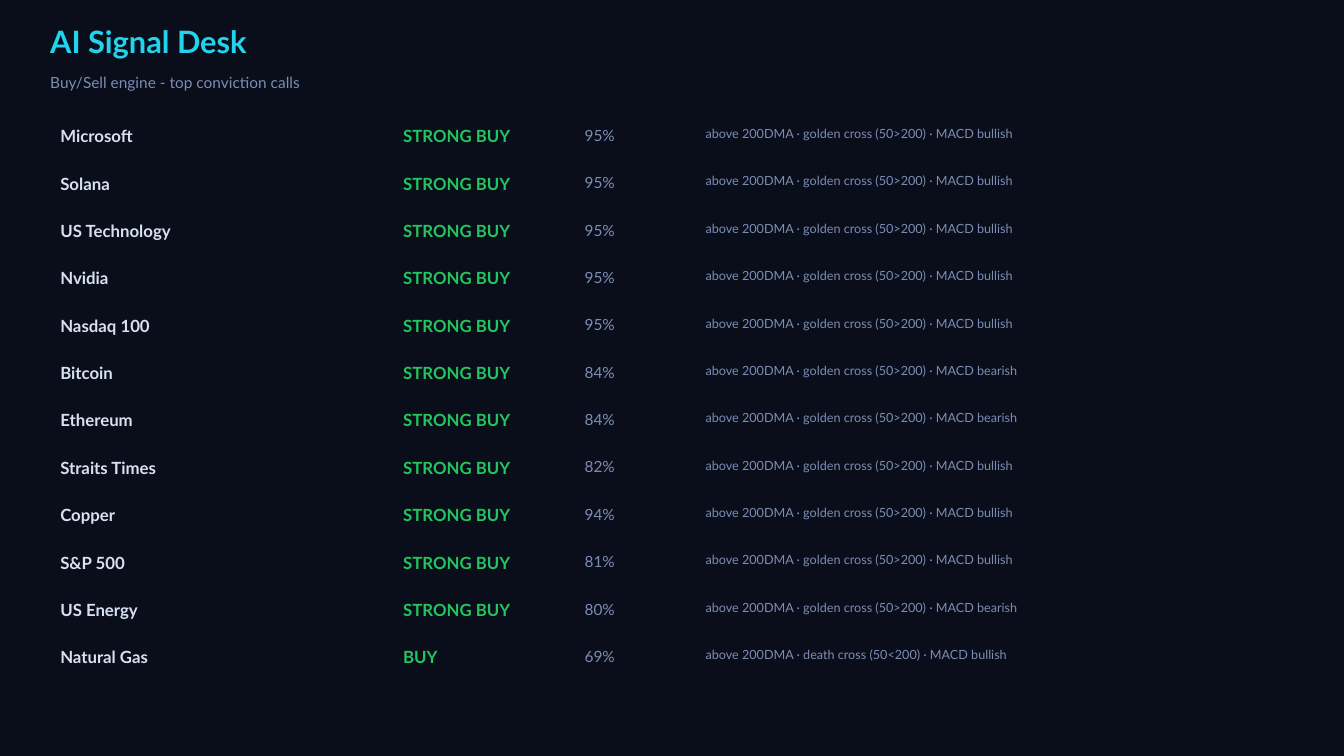
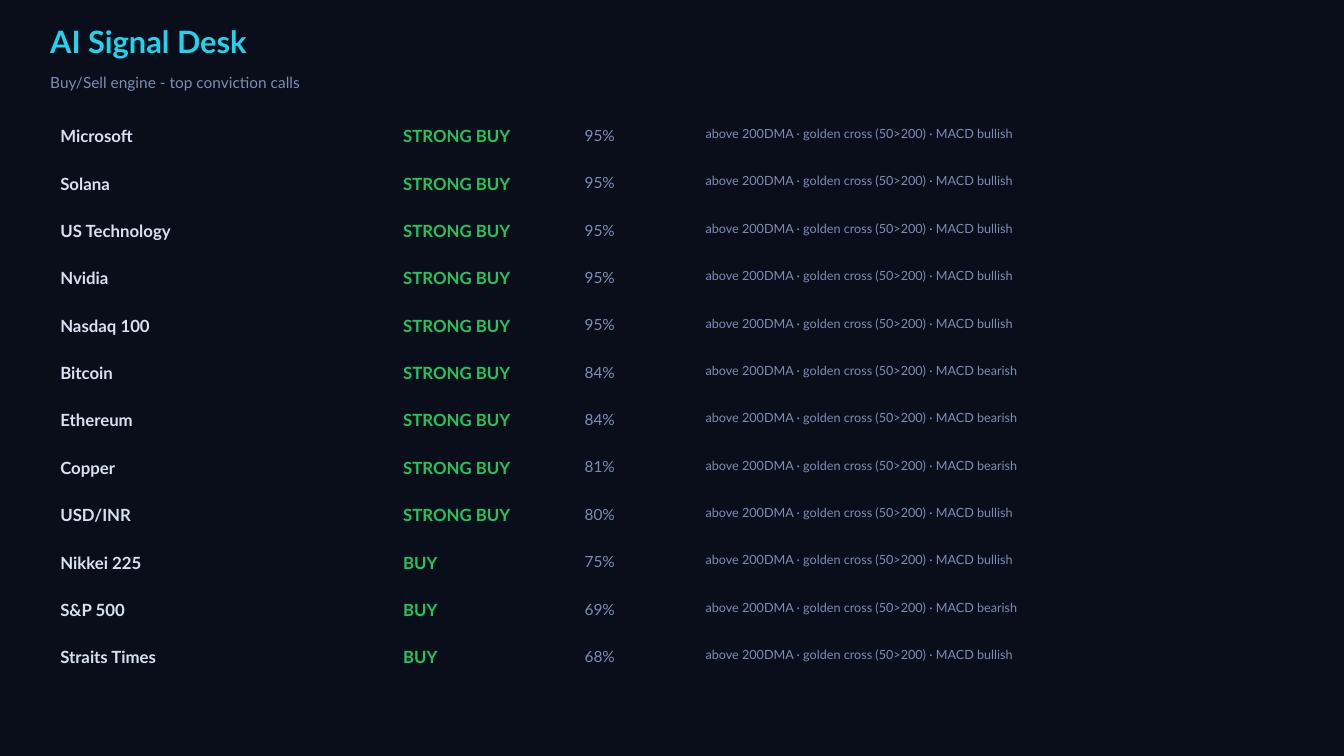
Before and after one commit to Pravkum23/pmr-terminal, a slide deck: slide 4 of docs/pmr_daily.pptx. Drawn at 1344x756 pixels with LibreOffice and Linux fonts; fonts in the diff are those of the drawing. Boxes give left, top, right and bottom in pixels: in the first picture for what was removed or moved away, otherwise in the second. Text is boxed around its words. In the diff, an @@ line names an element or a change of style, - is before the commit and + after.

```diff
--- a/docs/pmr_daily.pptx
+++ b/docs/pmr_daily.pptx
@@ text "Copper": place and size @@
-text "Copper" at bbox=[60, 508, 115, 524]
+text "Copper" at bbox=[60, 461, 115, 477]
@@ text removed at bbox=[60, 461, 156, 474] @@
-Straits Times
@@ text "81%": place and size @@
-text "81%" at bbox=[585, 556, 615, 567]
+text "81%" at bbox=[585, 461, 615, 472]
@@ text removed at bbox=[585, 461, 615, 472] @@
-82%
@@ text at bbox=[706, 460, 1017, 472]: text changed @@
-above 200DMA · golden cross (50>200) · MACD bullish
+above 200DMA · golden cross (50>200) · MACD bearish
@@ text added at bbox=[60, 508, 131, 522], 12 pt, text #D7E1F3, bold @@
+USD/INR
@@ text "80%": place and size @@
-text "80%" at bbox=[585, 604, 615, 615]
+text "80%" at bbox=[585, 509, 615, 520]
@@ text removed at bbox=[585, 509, 615, 520] @@
-94%
@@ text added at bbox=[60, 556, 141, 569], 12 pt, text #D7E1F3, bold @@
+Nikkei 225
@@ text at bbox=[403, 557, 437, 569]: text changed @@
-STRONG BUY
+BUY
@@ text added at bbox=[585, 556, 615, 567], 11 pt, text #7C8DB5 @@
+75%
@@ text "S&P 500": place and size @@
-text "S&P 500" at bbox=[60, 556, 125, 569]
+text "S&P 500" at bbox=[60, 603, 125, 616]
@@ text "69%": place and size @@
-text "69%" at bbox=[585, 651, 615, 662]
+text "69%" at bbox=[585, 604, 615, 615]
@@ text removed at bbox=[60, 603, 138, 619] @@
-US Energy
@@ text at bbox=[403, 604, 437, 616]: text changed @@
-STRONG BUY
+BUY
@@ text at bbox=[60, 650, 156, 663]: text changed @@
-Natural Gas
+Straits Times
@@ text added at bbox=[585, 651, 615, 662], 11 pt, text #7C8DB5 @@
+68%
@@ text at bbox=[706, 649, 1013, 661]: text changed @@
-above 200DMA · death cross (50<200) · MACD bullish
+above 200DMA · golden cross (50>200) · MACD bullish
```
Also in this commit, not shown: 3 other slides changed, 2 other files.
